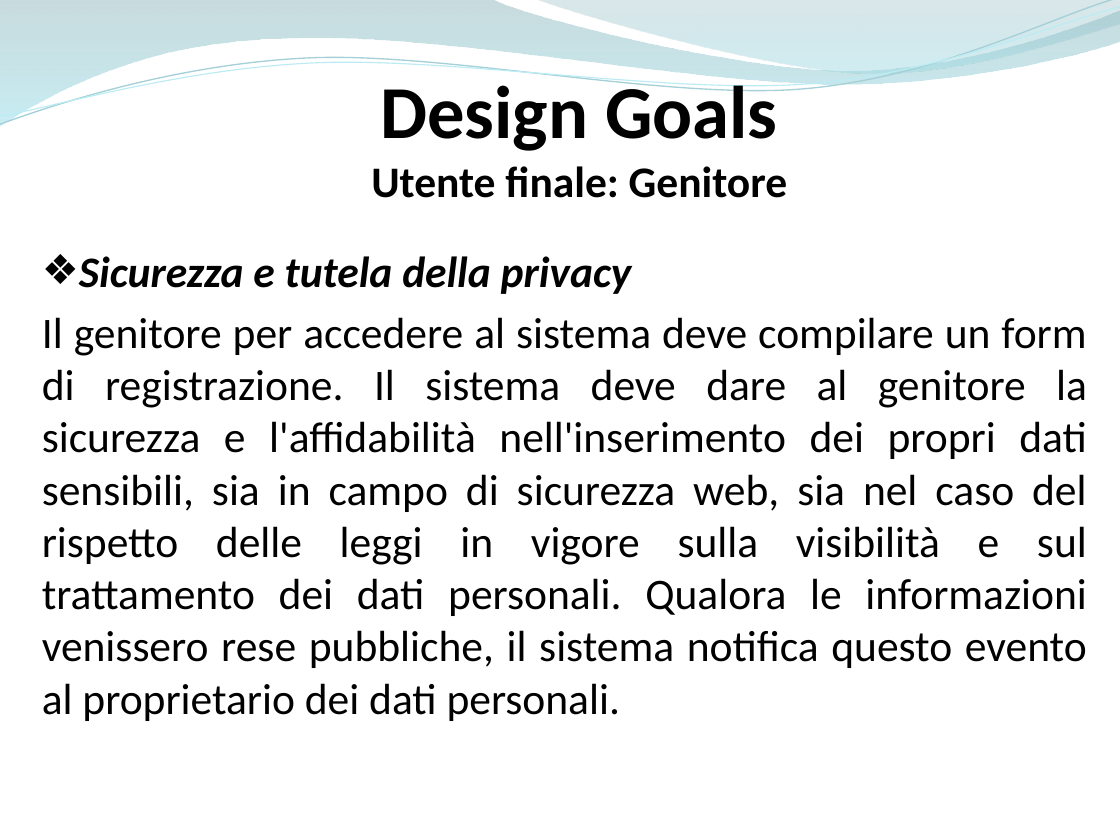
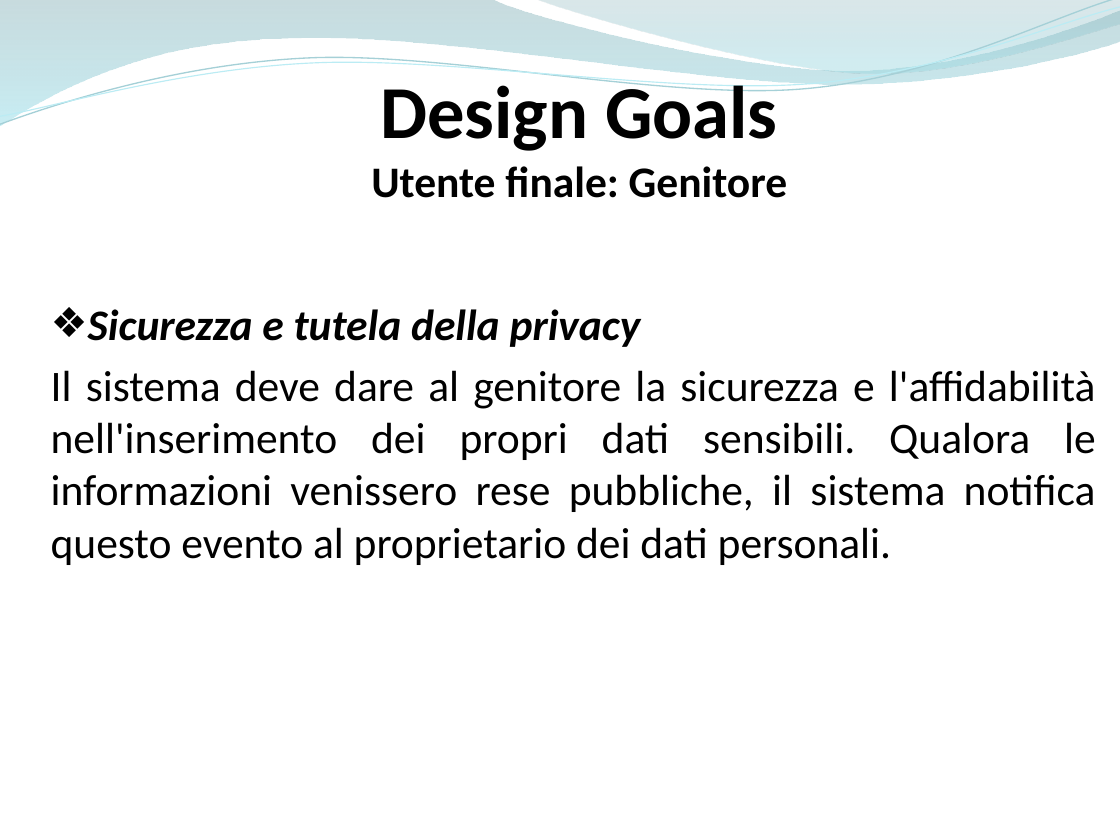
Before and after one commit to ammirate/at-silo, a slide deck: slide 2 of Presentazione/Atsilo1/Micco/Atsilo_A_Micco.pptx. Drawn at 1120x840 pixels with LibreOffice and Linux fonts; fonts in the diff are those of the drawing. Boxes give left, top, right and bottom in pixels: in the first picture for what was removed or moved away, otherwise in the second. Text is boxed around its words. In the diff, an @@ line names an element or a change of style, - is before the commit and + after.

```diff
--- a/Presentazione/Atsilo1/Micco/Atsilo_A_Micco.pptx
+++ b/Presentazione/Atsilo1/Micco/Atsilo_A_Micco.pptx
@@ text "Sicurezza e tutela della privacy": place and size @@
-text "Sicurezza e tutela della privacy" at [42,256,1087,721]
+text "Sicurezza e tutela della privacy" at [51,309,1096,565]
@@ text at [51,370,1096,565]: text changed @@
-Il genitore per accedere al sistema deve compilare un form di registrazione. Il sistema deve dare al genitore la sicurezza e l'affidabilità nell'inserimento dei propri dati sensibili, sia in campo di sicurezza web, sia nel caso del rispetto delle leggi in vigore sulla visibilità e sul trattamento dei dati personali. Qualora le informazioni venissero rese pubbliche, il sistema notifica questo evento al proprietario dei dati personali.
+Il sistema deve dare al genitore la sicurezza e l'affidabilità nell'inserimento dei propri dati sensibili. Qualora le informazioni venissero rese pubbliche, il sistema notifica questo evento al proprietario dei dati personali.
```
Also in this commit, not shown: 9 other slides changed.
